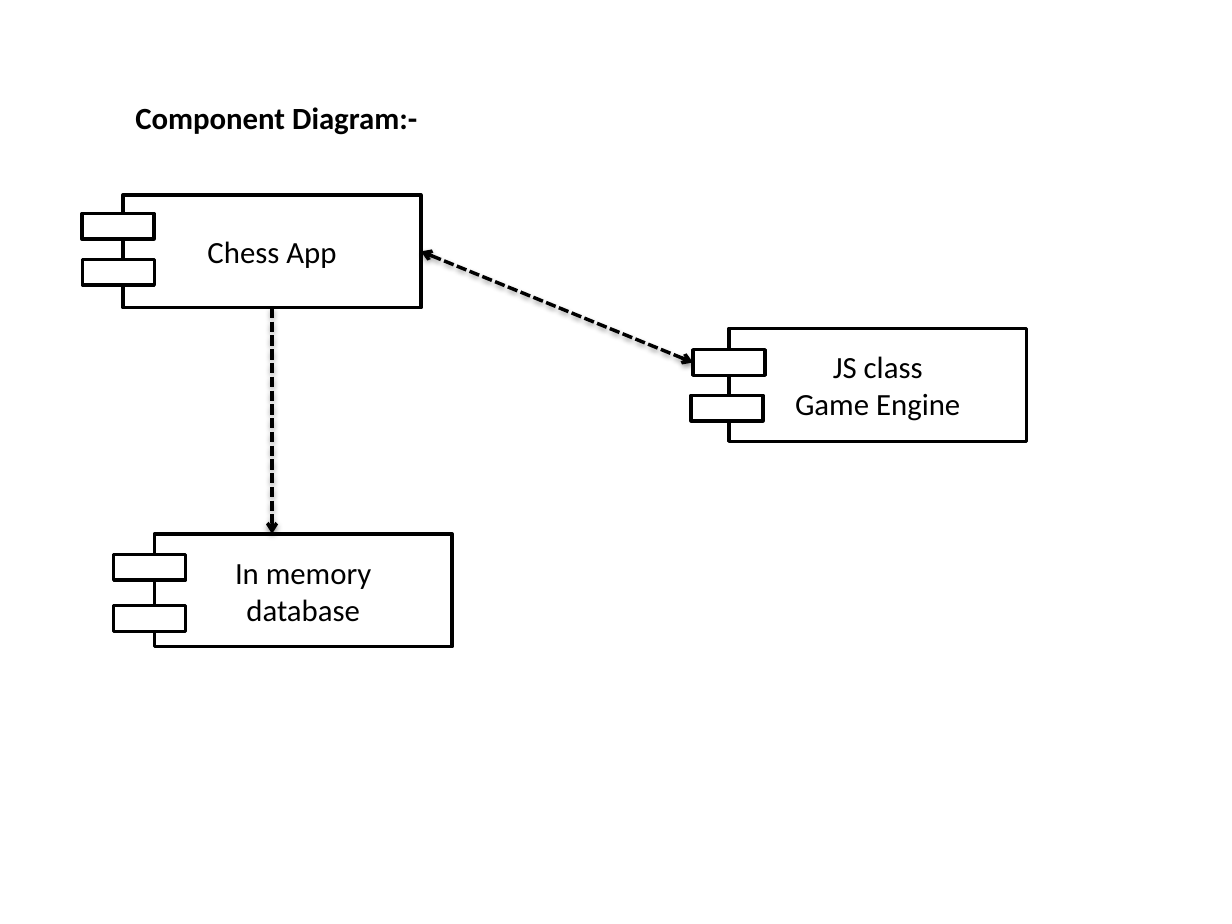
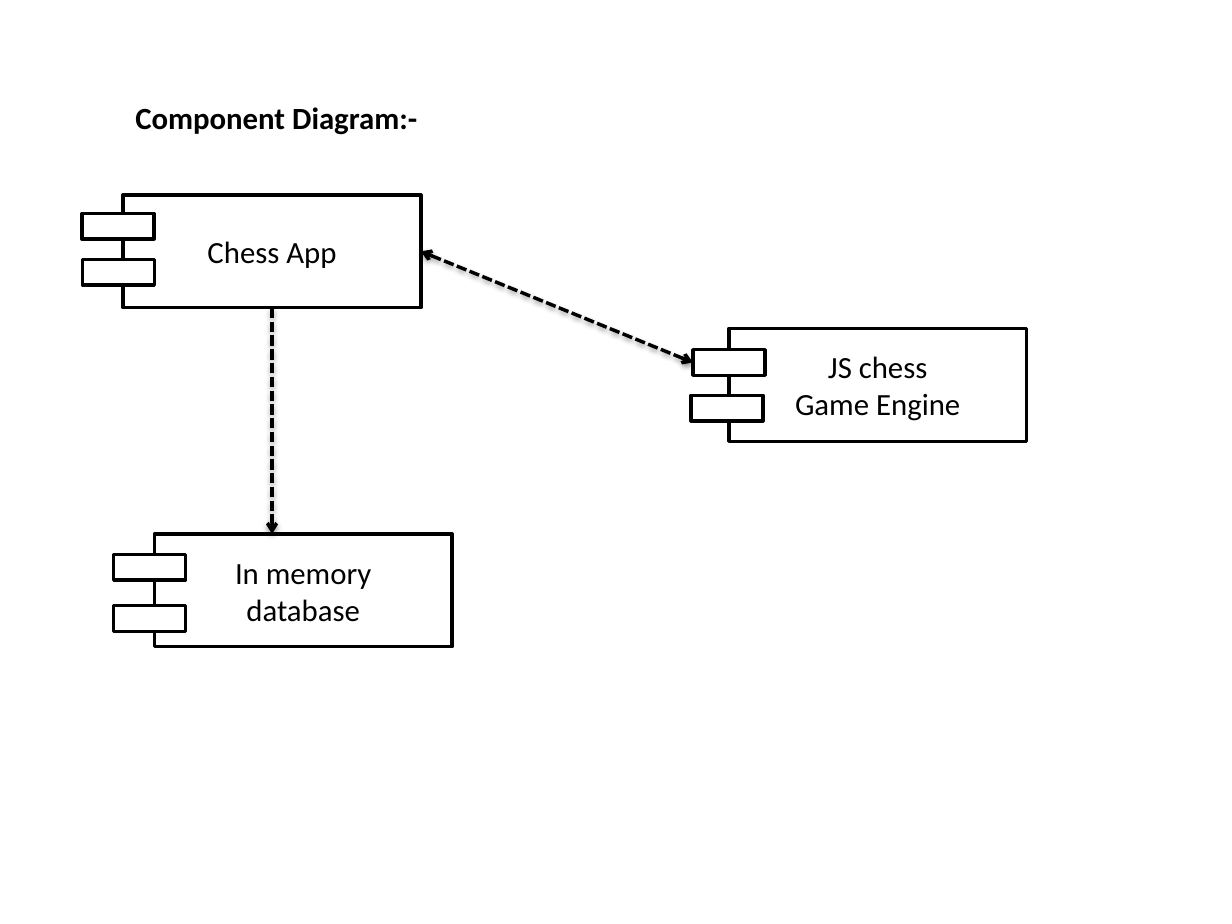
Before and after one commit to akshaydongaregit/OnlineChess, a slide deck: slide 8 of docs/Presentation-chess.pptx. Drawn at 1232x924 pixels with LibreOffice and Linux fonts; fonts in the diff are those of the drawing. Boxes give left, top, right and bottom in pixels: in the first picture for what was removed or moved away, otherwise in the second. Text is boxed around its words. In the diff, an @@ line names an element or a change of style, - is before the commit and + after.

```diff
--- a/docs/Presentation-chess.pptx
+++ b/docs/Presentation-chess.pptx
@@ text in rectangle at (x1=828, y1=356, x2=928, y2=379): text changed @@
-JS class
+JS chess
```
Also in this commit, not shown: 3 other slides changed, 4 other files.
